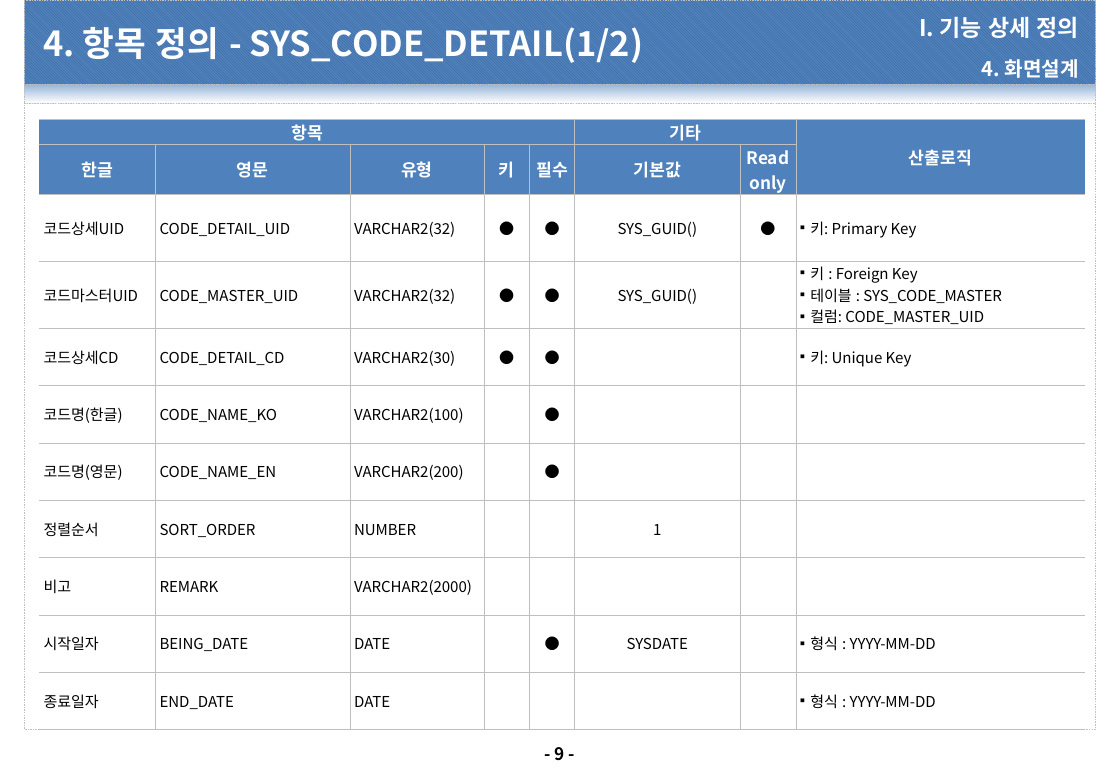
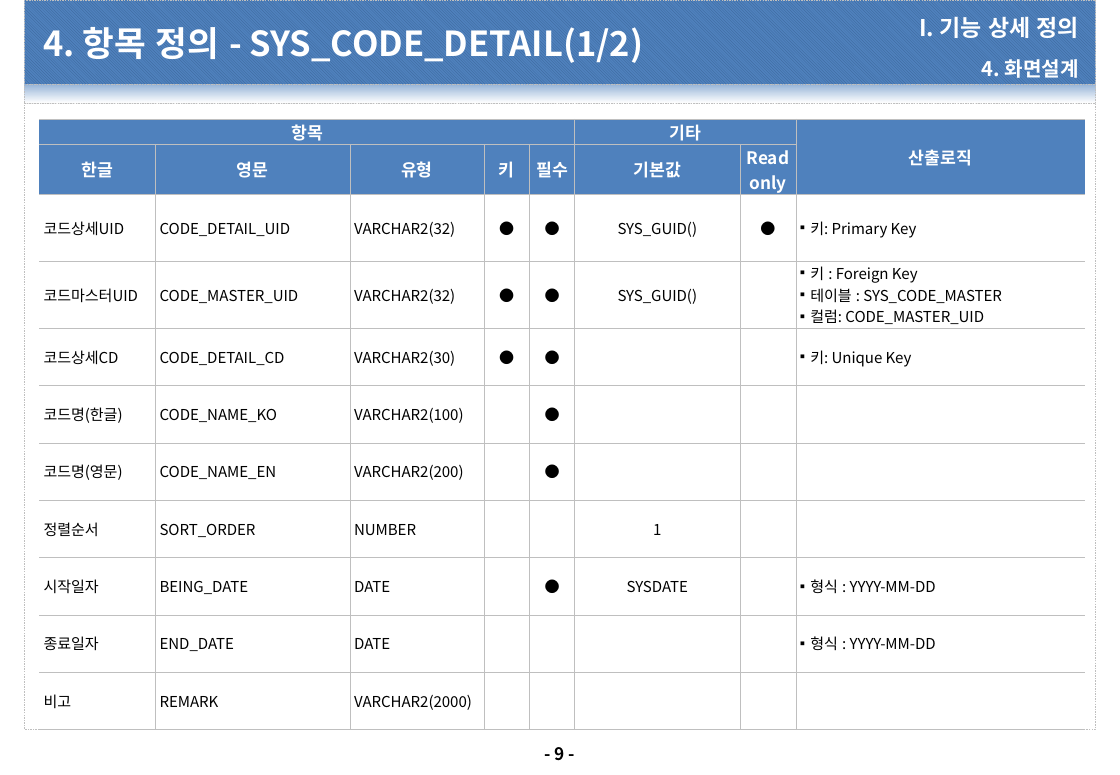
Before and after one commit to dims1111/ESM, a slide deck: slide 9 of document/30.설계(DP)/DP-1030.UI 설계서/DP-1030.설계서_ESM_SYS_1010.코드등록_20210201_v1.0.pptx. Drawn at 1120x775 pixels with LibreOffice and Linux fonts; fonts in the diff are those of the drawing; background and template pictures are left out. Boxes give left, top, right and bottom in pixels: in the first picture for what was removed or moved away, otherwise in the second. Text is boxed around its words. In the diff, an @@ line names an element or a change of style, - is before the commit and + after.

```diff
--- a/document/30.설계(DP)/DP-1030.UI 설계서/DP-1030.설계서_ESM_SYS_1010.코드등록_20210201_v1.0.pptx
+++ b/document/30.설계(DP)/DP-1030.UI 설계서/DP-1030.설계서_ESM_SYS_1010.코드등록_20210201_v1.0.pptx
@@ table at [39, 119, 1085, 717] @@
-row 9: 비고 | REMARK | VARCHAR2(2000) |  |  |  |  | 
+row 11: 비고 | REMARK | VARCHAR2(2000) |  |  |  |  | 
```
Also in this commit, not shown: 3 other slides changed, 6 other files.
